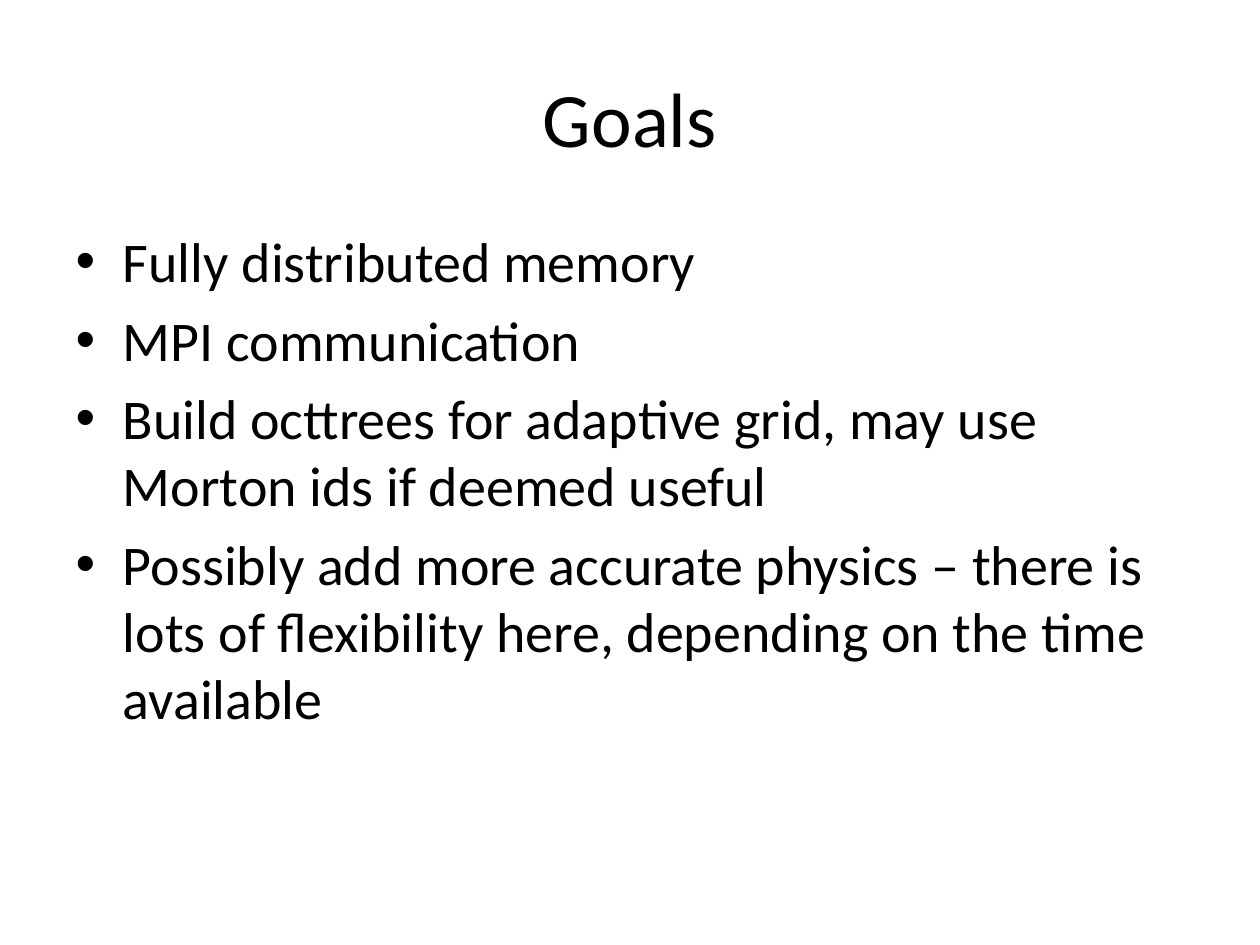
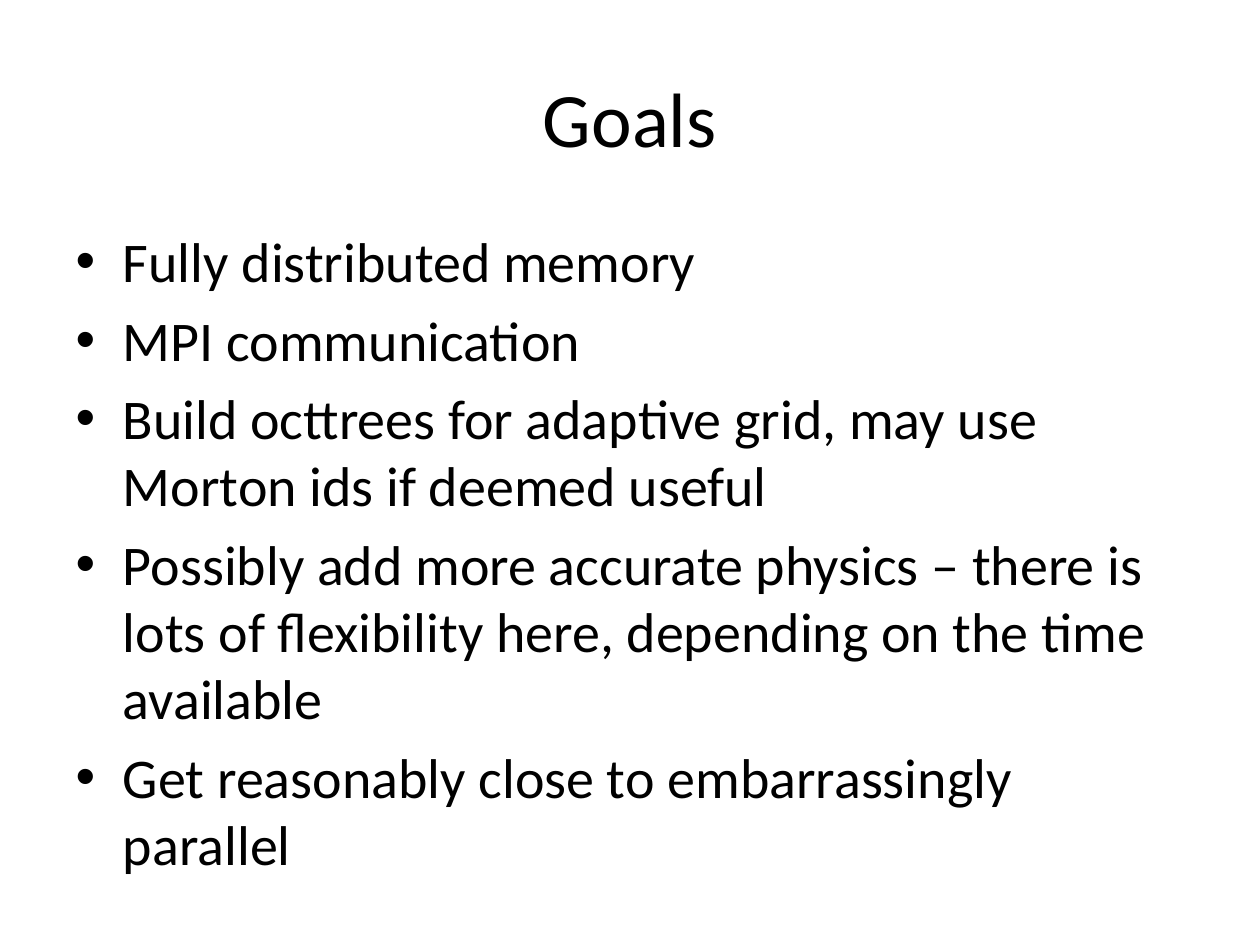
Before and after one commit to mgsholte/dynogrid, a slide deck: slide 6 of Dynogrid_ProgressReport_v1.pptx (slide 7 before the commit). Drawn at 1260x945 pixels with LibreOffice and Linux fonts; fonts in the diff are those of the drawing. Boxes give left, top, right and bottom in pixels: in the first picture for what was removed or moved away, otherwise in the second. Text is boxed around its words. In the diff, an @@ line names an element or a change of style, - is before the commit and + after.

```diff
--- a/Dynogrid_ProgressReport_v1.pptx
+++ b/Dynogrid_ProgressReport_v1.pptx
@@ text at (123, 759, 1011, 874): paragraph added @@
+• Get reasonably close to embarrassingly parallel
```
Also in this commit, not shown: 3 other slides changed, 1 slide removed.
